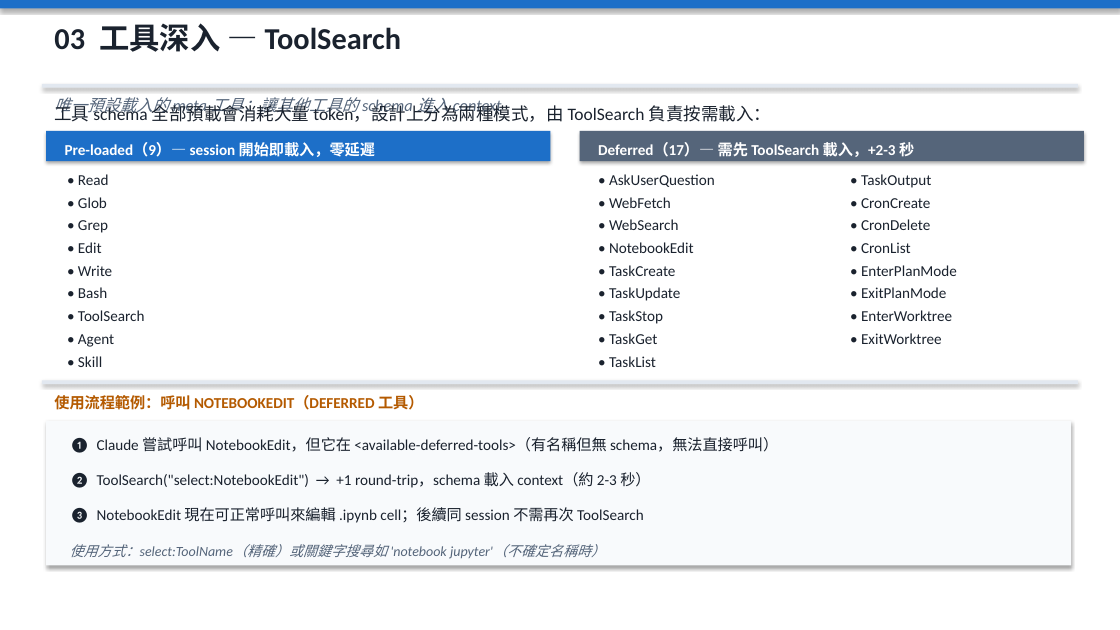
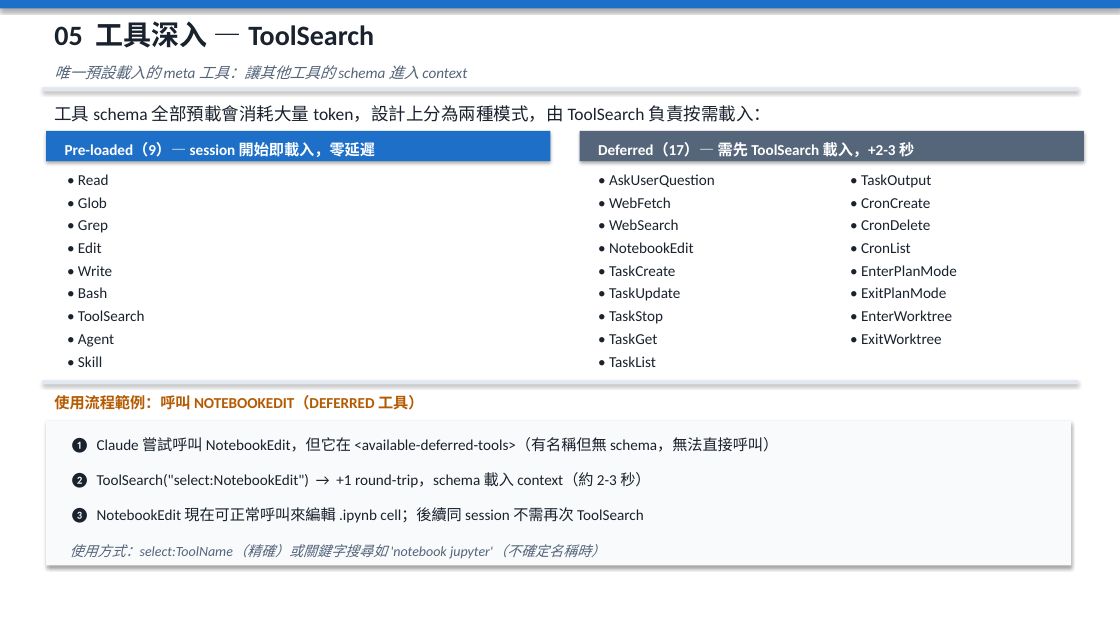
Before and after one commit to SunnyWenwen/reseach_claude_code, a slide deck: slide 16 of claude_code_full.pptx. Drawn at 1120x630 pixels with LibreOffice and Linux fonts; fonts in the diff are those of the drawing. Boxes give left, top, right and bottom in pixels: in the first picture for what was removed or moved away, otherwise in the second. Text is boxed around its words. In the diff, an @@ line names an element or a change of style, - is before the commit and + after.

```diff
--- a/claude_code_full.pptx
+++ b/claude_code_full.pptx
@@ text at [54, 21, 374, 48]: text changed; size 26 to 24 pt @@
-03 工具深入 — ToolSearch
+05 工具深入 — ToolSearch
@@ text "唯一預設載入的 meta 工具：讓其他工具的 schema 進入 ...": place and size @@
-text "唯一預設載入的 meta 工具：讓其他工具的 schema 進入 ..." at [54, 97, 502, 116]
+text "唯一預設載入的 meta 工具：讓其他工具的 schema 進入 ..." at [54, 65, 467, 79]
@@ text "唯一預設載入的 meta 工具：讓其他工具的 schema 進入 ..." at [54, 65, 467, 79]: size 14 to 13 pt @@
@@ rectangle: place and size @@
-rectangle at [42, 84, 1078, 87]
+rectangle at [42, 87, 1078, 91]
```
Also in this commit, not shown: 14 other slides changed, 1 slide added, 6 other files.
